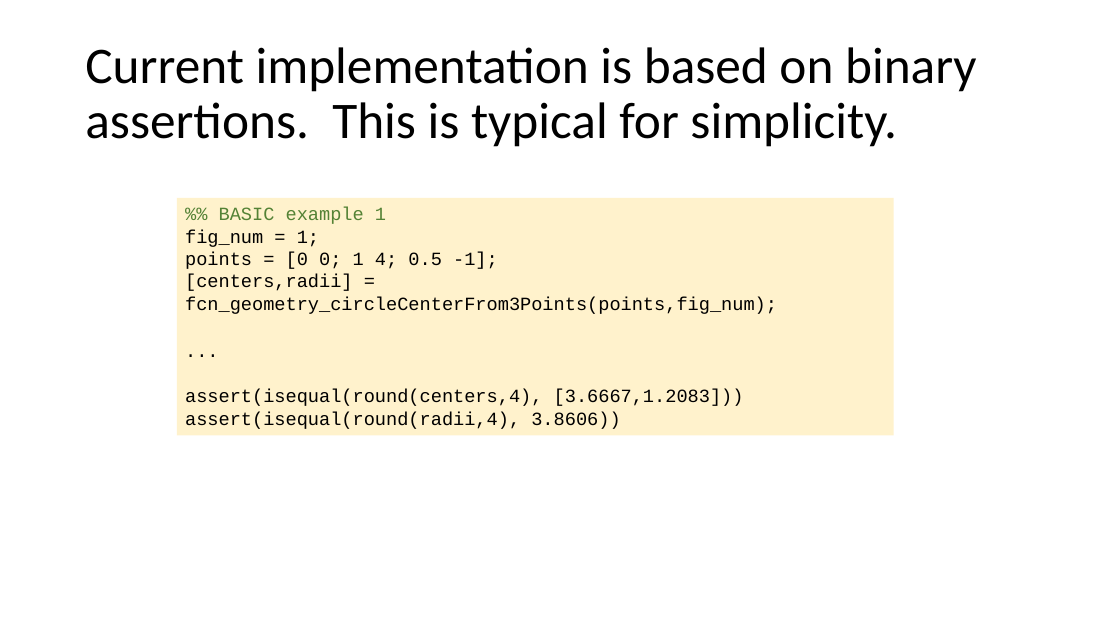
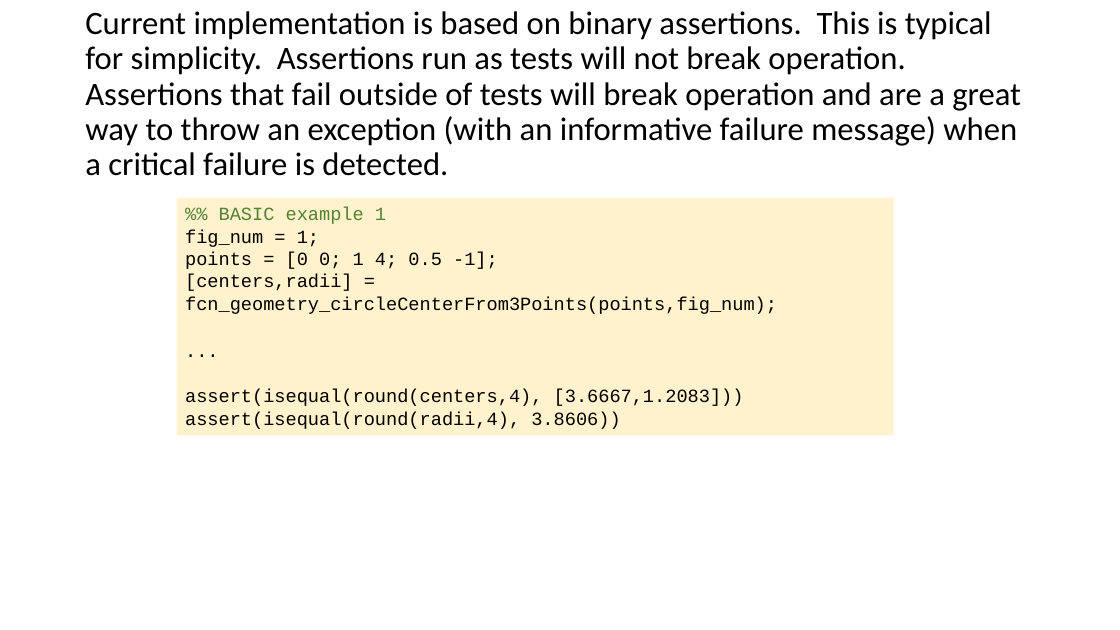
Before and after one commit to ivsg-psu/Errata_Tutorials_DebugTools, a slide deck: slide 5 of Documents/IVSG_unit_testing_and_TDD.pptx. Drawn at 1120x630 pixels with LibreOffice and Linux fonts; fonts in the diff are those of the drawing. Boxes give left, top, right and bottom in pixels: in the first picture for what was removed or moved away, otherwise in the second. Text is boxed around its words. In the diff, an @@ line names an element or a change of style, - is before the commit and + after.

Commit message:
updates to testing and git slides, fixing filename typo

```diff
--- a/Documents/IVSG_unit_testing_and_TDD.pptx
+++ b/Documents/IVSG_unit_testing_and_TDD.pptx
@@ title at [85,11,1021,176]: text changed; size 44 to 28 pt @@
-Current implementation is based on binary assertions. This is typical for simplicity.
+Current implementation is based on binary assertions. This is typical for simplicity. Assertions run as tests will not break operation. Assertions that fail outside of tests will break operation and are a great way to throw an exception (with an informative failure message) when a critical failure is detected.
```
Also in this commit, not shown: 2 other files.
